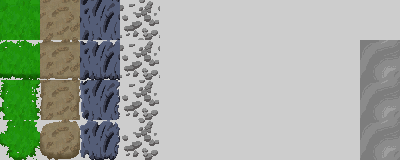
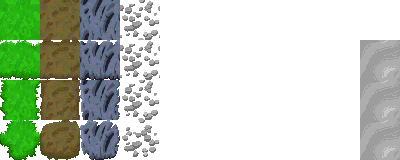
Layers edited between the first and the second 400×160 image:
removed layer "Copie de eeeeeeearar" (was saturation, 2%) over (x1=0, y1=0, x2=400, y2=160)
removed layer "eeeeeeearar" (was linear burn, 18%) over (x1=0, y1=0, x2=400, y2=160)
painted on "Arrière-plan" over (x1=0, y1=0, x2=158, y2=160)
